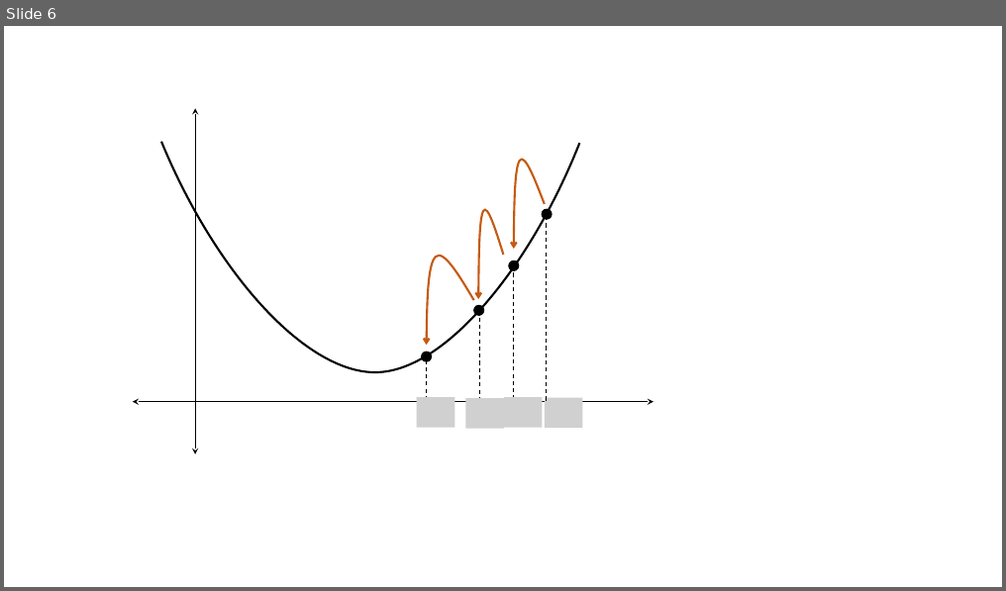
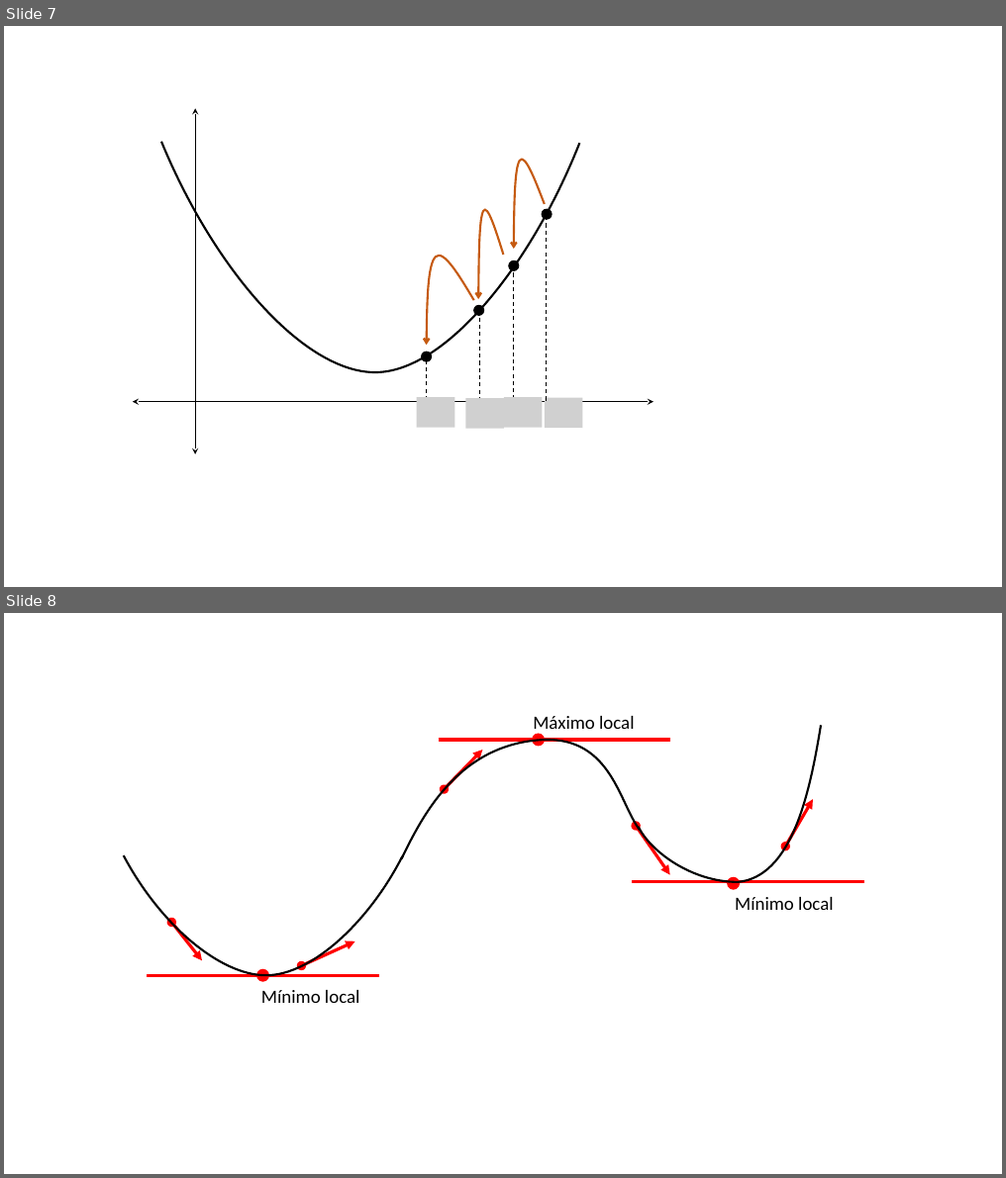
Before and after one commit to jdvelasq/courses-source, a slide deck: modulos/fundamentos-optimizacion-para-ml/notebooks/assets/aprendizaje.pptx. Shown one above the other, each under a label of ours: slide 6 before the commit, slides 7 and 8 after it. The pictures are 1006x591 and 1006x1178 pixels, drawn with LibreOffice and Linux fonts; fonts in the diff are those of the drawing; grey boxes stand for pictures. Boxes give left, top, right and bottom in pixels: in the first picture for what was removed or moved away, otherwise in the second. Text is boxed around its words. In the diff, an @@ line names an element or a change of style, - is before the commit and + after.

```diff
--- a/modulos/fundamentos-optimizacion-para-ml/notebooks/assets/aprendizaje.pptx
+++ b/modulos/fundamentos-optimizacion-para-ml/notebooks/assets/aprendizaje.pptx
@@ slide 8 added at bbox=[4, 613, 1002, 1174], background #FFFFFF @@
@@ group added at bbox=[124, 716, 864, 1003]: 5 double arrows, 3 lines, 3 ellipses, 3 freeform shapes, 3 texts @@
+Mínimo local
+Mínimo local
+Máximo local
@@ what was slide 6 is now slide 7 @@
```
Also in this commit, not shown: 4 other slides added, 35 other files.
